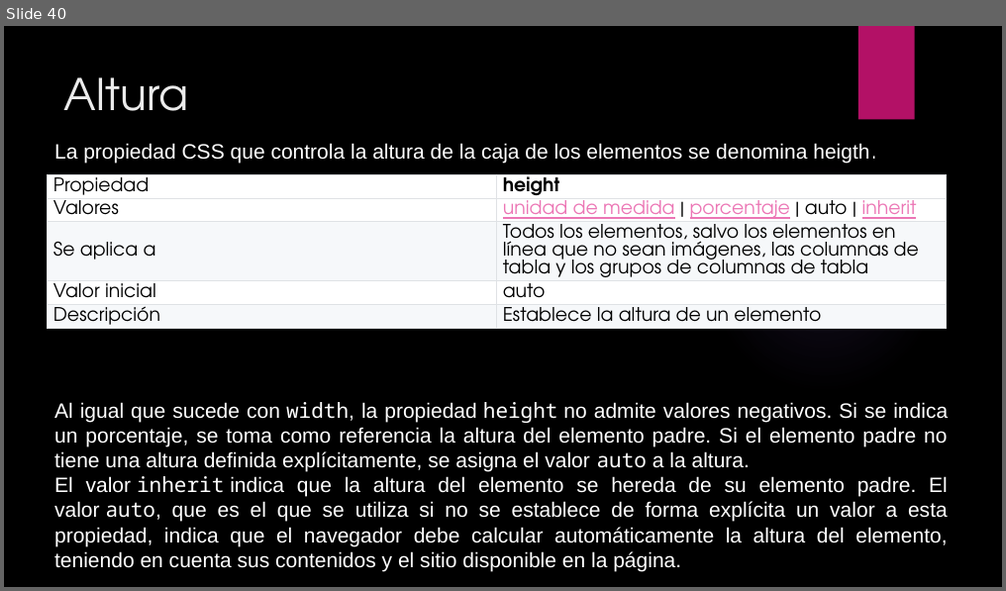
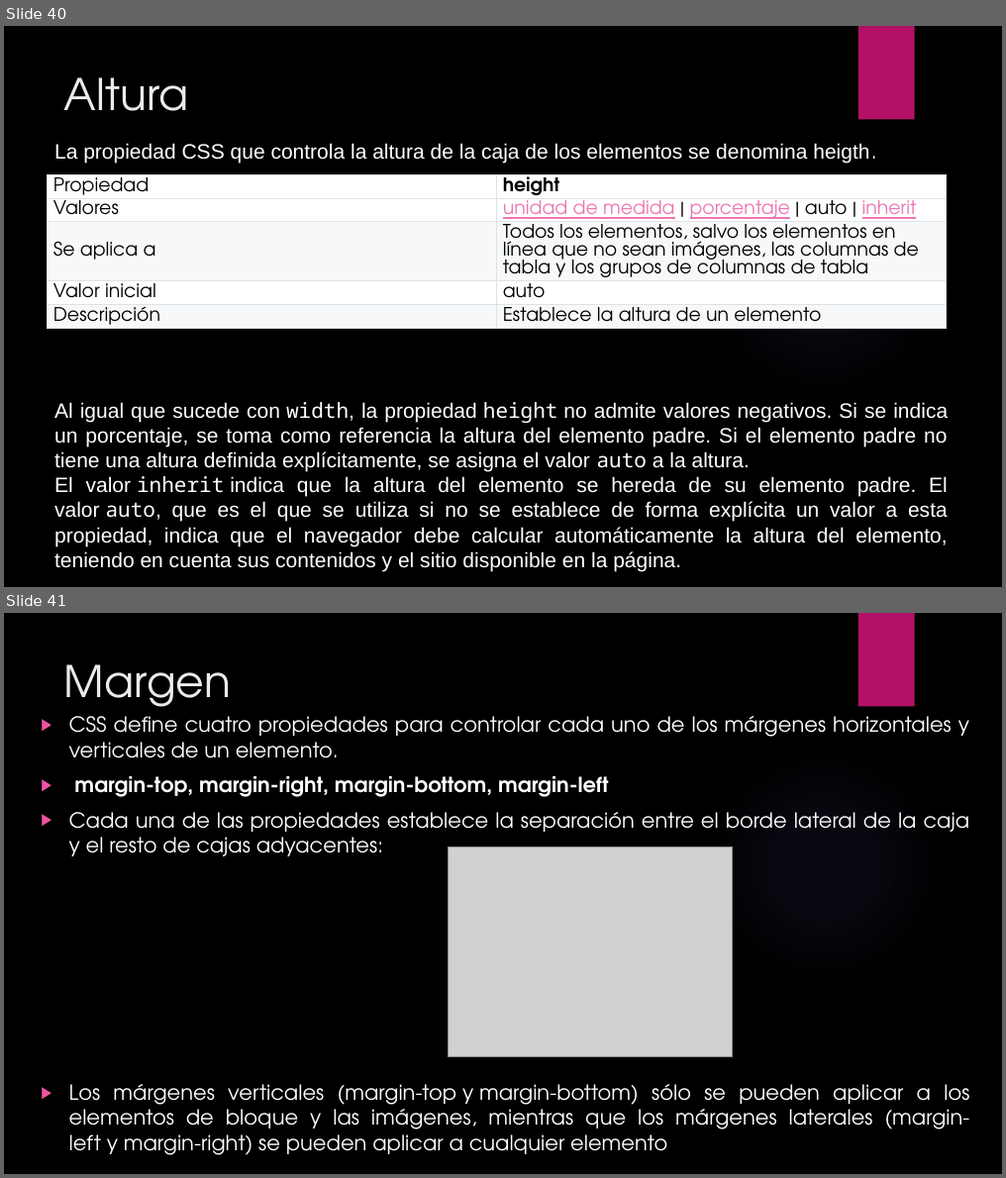
Before and after one commit to patoattie/LaboratorioIII, a slide deck: Material/CSS.pptx. Shown one above the other, each under a label of ours: slide 40 before the commit, slides 40 and 41 after it. The pictures are 1006x591 and 1006x1178 pixels, drawn with LibreOffice and Linux fonts; fonts in the diff are those of the drawing; grey boxes stand for pictures; background and template pictures are left out. Boxes give left, top, right and bottom in pixels: in the first picture for what was removed or moved away, otherwise in the second. Text is boxed around its words. In the diff, an @@ line names an element or a change of style, - is before the commit and + after.

```diff
--- a/Material/CSS.pptx
+++ b/Material/CSS.pptx
@@ slide 41 added at [4, 613, 1002, 1174], background picture (left out); not listed: 2 template elements that a slide beside it also shows @@
@@ title added at [64, 664, 231, 718], 42 pt, text #EBEBEB @@
+Margen
@@ text added at [69, 716, 970, 1156], 20 pt, text #FFFFFF @@
+▶ CSS define cuatro propiedades para controlar cada uno de los márgenes horizontales y verticales de un elemento.
+▶ margin-top, margin-right, margin-bottom, margin-left
+▶ Cada una de las propiedades establece la separación entre el borde lateral de la caja y el resto de cajas adyacentes:
+▶ Los márgenes verticales (margin-top y margin-bottom) sólo se pueden aplicar a los elementos de bloque y las imágenes, mientras que los márgenes laterales (margin-left y margin-right) se pueden aplicar a cualquier elemento
@@ picture added at [448, 847, 733, 1057] @@
```
Also in this commit, not shown: 33 other slides added, 1 other file.
